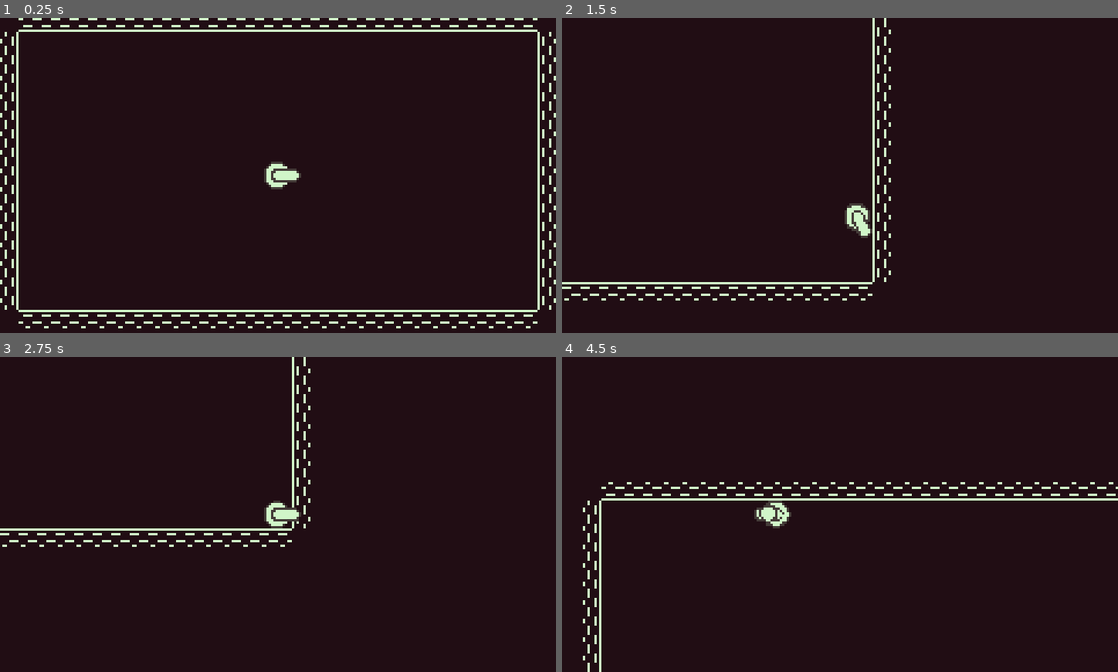
Above: before the commit, frames 1-4 (two rows, left to right).
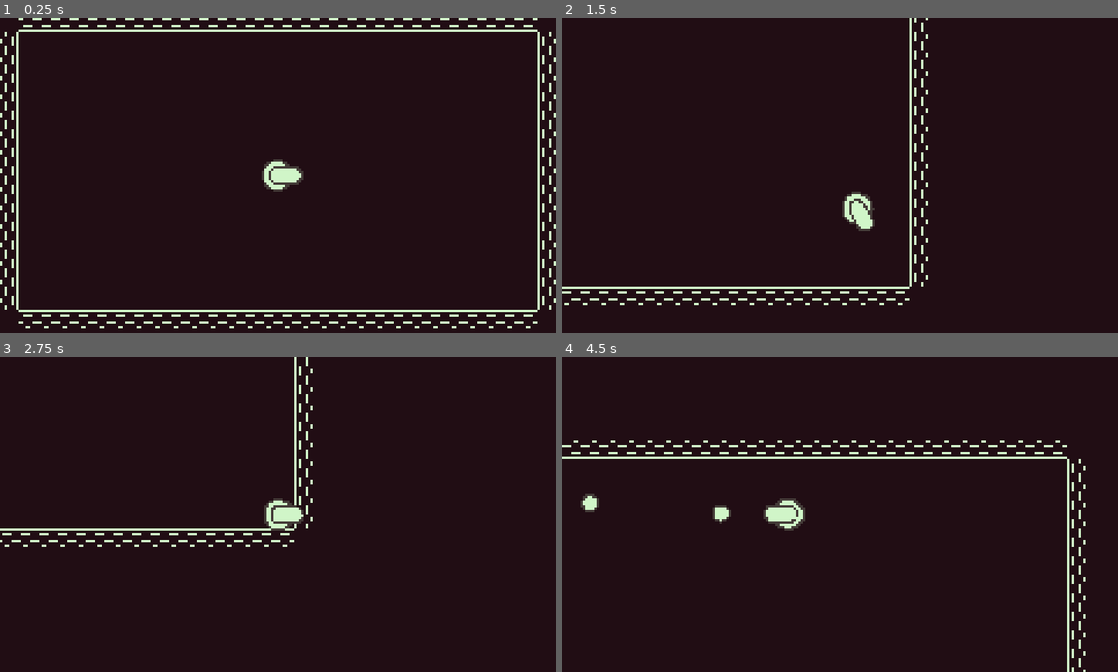
Above: after the commit, the same moments.

Repository: leafo/godot-game-1
Game: Godot game, scene res://Main.tscn
Same seed, same stepped clock (60 frames per second), same inputs: the game is played once before the commit and once after it.
Inputs:
- Up to frame 1 (0.25 s): no input
- Up to frame 2 (1.5 s): tap Enter (ui_accept) at 0.5, 0.6, 0.77, 1.07, 1.35 s; hold Right (ui_right) 0.53-1.28 s; hold Down (ui_down) from 1.28 s (still down)
- Up to frame 3 (2.75 s): tap Enter (ui_accept) at 1.52, 1.82, 2.1 s; release Down (ui_down) at 2.03 s; hold Right (ui_right) from 2.03 s (still down)
- Up to frame 4 (4.5 s): release Right (ui_right) at 2.78 s; hold Up (ui_up) 2.78-3.53 s; tap Enter (ui_accept) at 2.85, 3.02, 3.32, 3.6, 3.77, 4.07, 4.35 s; hold Left (ui_left) from 3.53 s (still down)

The runs differ from the first frame. In frame 1, 0.4% of the frame differs, in the area x 47-55%, y 44-56%; in frame 2, 3.6%; in frame 3, 1.6%; in frame 4, 5.0%, in the area x 0-100%, y 26-100%.

Commit message:
add recoil animation

Diff:
--- a/Bullet.gd
+++ b/Bullet.gd
@@ -2,9 +2,11 @@
 
 var speed = 200
 var direction = Vector2()
+var velocity_adjust = Vector2()
 
 func _physics_process(delta):
 	if direction.length_squared() > 0:
-		var c = move_and_collide(speed * direction * delta)
+		var c = move_and_collide((speed * direction + velocity_adjust) * delta)
 		if c:
+
 			queue_free()
--- a/Player.gd
+++ b/Player.gd
@@ -2,10 +2,11 @@
 
 var Bullet = preload("res://Bullet.tscn")
 
-var SPEED = 150
+var SPEED = 120
 var gun_direction = Vector2(1,0)
 var direction = Vector2(1,0)
 var just_shot = false
+var last_velocity = Vector2()
 
 func _ready():
 	pass
@@ -29,10 +30,13 @@
 
 	just_shot = true
 	var b = Bullet.instance()
-	b.position = position
+	b.position = position + gun_direction * $Gun/Barrel.length
 	b.direction = gun_direction
+	b.velocity_adjust = last_velocity
 	get_parent().add_child(b)
 	$ShootTimer.start()
+	print(get_floor_velocity())
+	$AnimationPlayer.play("Recoil")
 
 func deadzone_normalize(input, min_len=0.2, max_len=0.95):
 	var l = input.length()
@@ -74,12 +78,8 @@
 	$Gun.set_rotation(gun_direction.angle())
 	if movement.length_squared() != 0:
 		direction = movement.normalized()
-		# var gun_angle = gun_direction.angle()
-		# gun_angle += delta
-		# $Debug.text = "%s, %s" % [gun_direction.angle(), Vector2(cos(gun_angle), sin(gun_angle))]
-		# gun_direction = Vector2(cos(gun_angle), sin(gun_angle))
-
-		move_and_slide(direction * SPEED)
+		last_velocity = direction * SPEED
+		move_and_slide(last_velocity)
 
 	gun_direction = merge_angles(gun_direction, direction, 0.1)
 
--- a/Player.tscn
+++ b/Player.tscn
@@ -9,7 +9,26 @@
 custom_solver_bias = 0.0
 extents = Vector2( 6, 6 )
 
-[node name="Player" type="KinematicBody2D" index="0"]
+[sub_resource type="Animation" id=2]
+
+resource_name = "Recoil"
+length = 0.2
+loop = false
+step = 0.01
+tracks/0/type = "value"
+tracks/0/path = NodePath("../Gun/Barrel:position")
+tracks/0/interp = 2
+tracks/0/loop_wrap = true
+tracks/0/imported = false
+tracks/0/enabled = true
+tracks/0/keys = {
+"times": PoolRealArray( 0, 0.04, 0.2 ),
+"transitions": PoolRealArray( 1, 1, 1 ),
+"update": 0,
+"values": [ Vector2( 0, 0 ), Vector2( -3, 0 ), Vector2( 0, 0 ) ]
+}
+
+[node name="Player" type="KinematicBody2D"]
 
 position = Vector2( 120, 70 )
 input_pickable = false
@@ -22,11 +41,15 @@
 "_edit_group_": true
 }
 
-[node name="Circle" parent="." index="0" instance=ExtResource( 2 )]
+[node name="Body" parent="." index="0" instance=ExtResource( 2 )]
 
-radius = 5
+radius = 6
 
-[node name="Gun" parent="." index="1" instance=ExtResource( 3 )]
+[node name="Gun" type="Node2D" parent="." index="1"]
+
+[node name="Barrel" parent="Gun" index="0" instance=ExtResource( 3 )]
+
+radius = 3
 
 [node name="Debug" type="RichTextLabel" parent="." index="2"]
 
@@ -99,4 +122,15 @@
 one_shot = true
 autostart = false
 
+[node name="AnimationPlayer" type="AnimationPlayer" parent="." index="6"]
+
+root_node = NodePath("")
+autoplay = ""
+playback_process_mode = 1
+playback_default_blend_time = 0.0
+playback_speed = 1.0
+anims/Recoil = SubResource( 2 )
+blend_times = [  ]
+_sections_unfolded = [ "Playback Options" ]
+
 [connection signal="timeout" from="ShootTimer" to="." method="_on_ShootTimer_timeout"]
Not shown: 1 places in Player.tscn that only renumber resources
